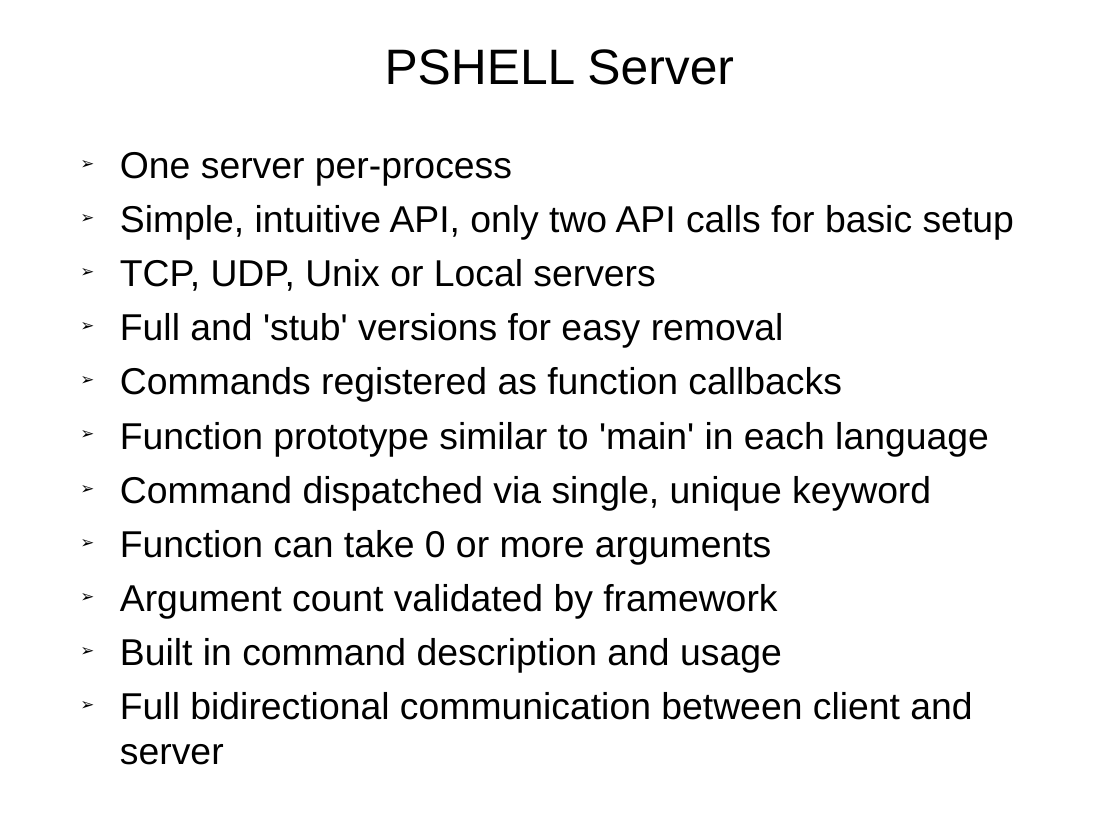
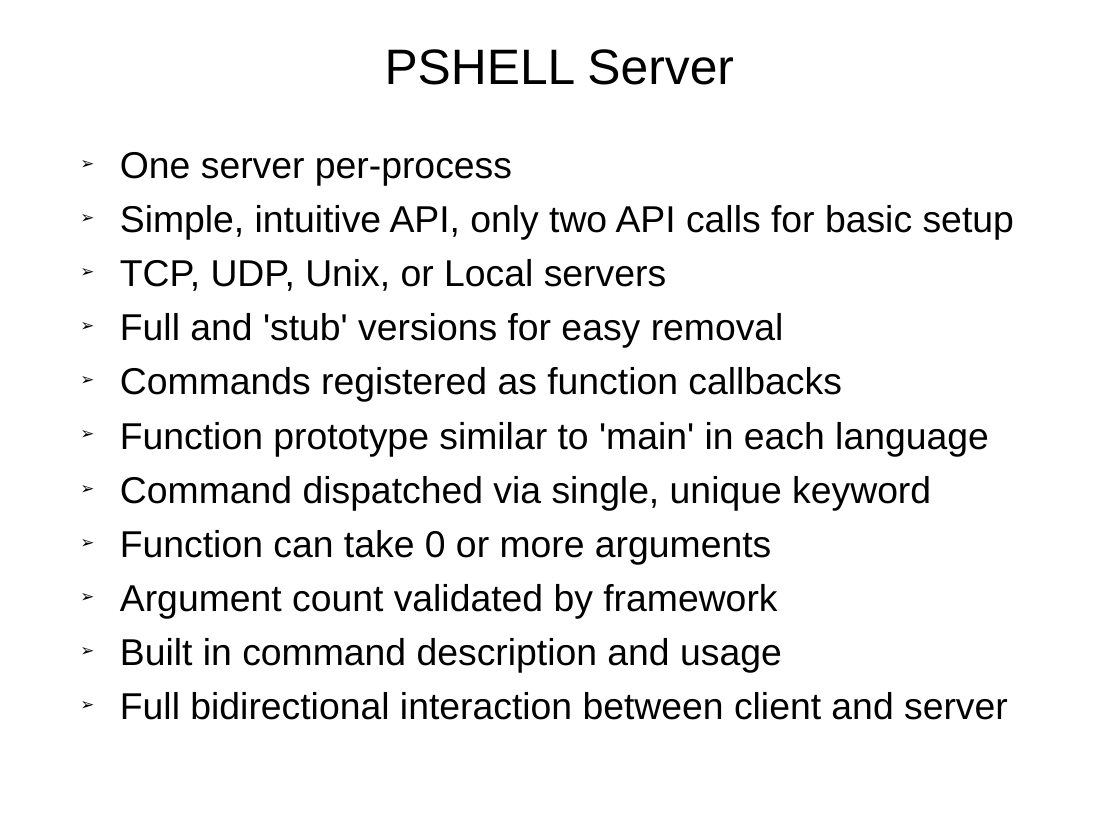
Before and after one commit to RonIovine/pshell, a slide deck: slide 3 of PSHELL-Framework.ppt. Drawn at 1120x840 pixels with LibreOffice and Linux fonts; fonts in the diff are those of the drawing. Boxes give left, top, right and bottom in pixels: in the first picture for what was removed or moved away, otherwise in the second. Text is boxed around its words. In the diff, an @@ line names an element or a change of style, - is before the commit and + after.

Commit message:
Update PPT presentation

```diff
--- a/PSHELL-Framework.ppt
+++ b/PSHELL-Framework.ppt
@@ text at box(120, 259, 666, 291): text changed @@
-➢ TCP, UDP, Unix or Local servers
+➢ TCP, UDP, Unix, or Local servers
@@ text at box(120, 692, 1008, 720): text changed @@
-➢ Full bidirectional communication between client and server
+➢ Full bidirectional interaction between client and server
```
Also in this commit, not shown: 3 other slides changed.
